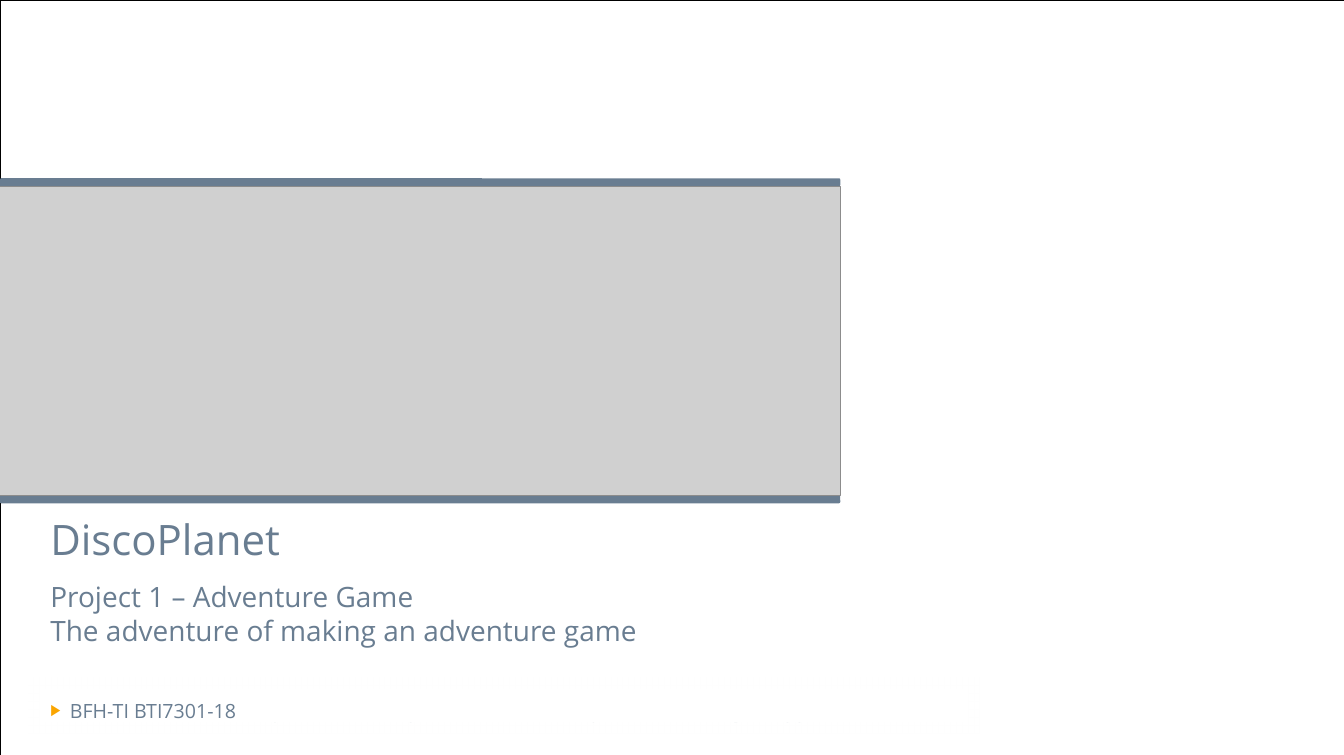
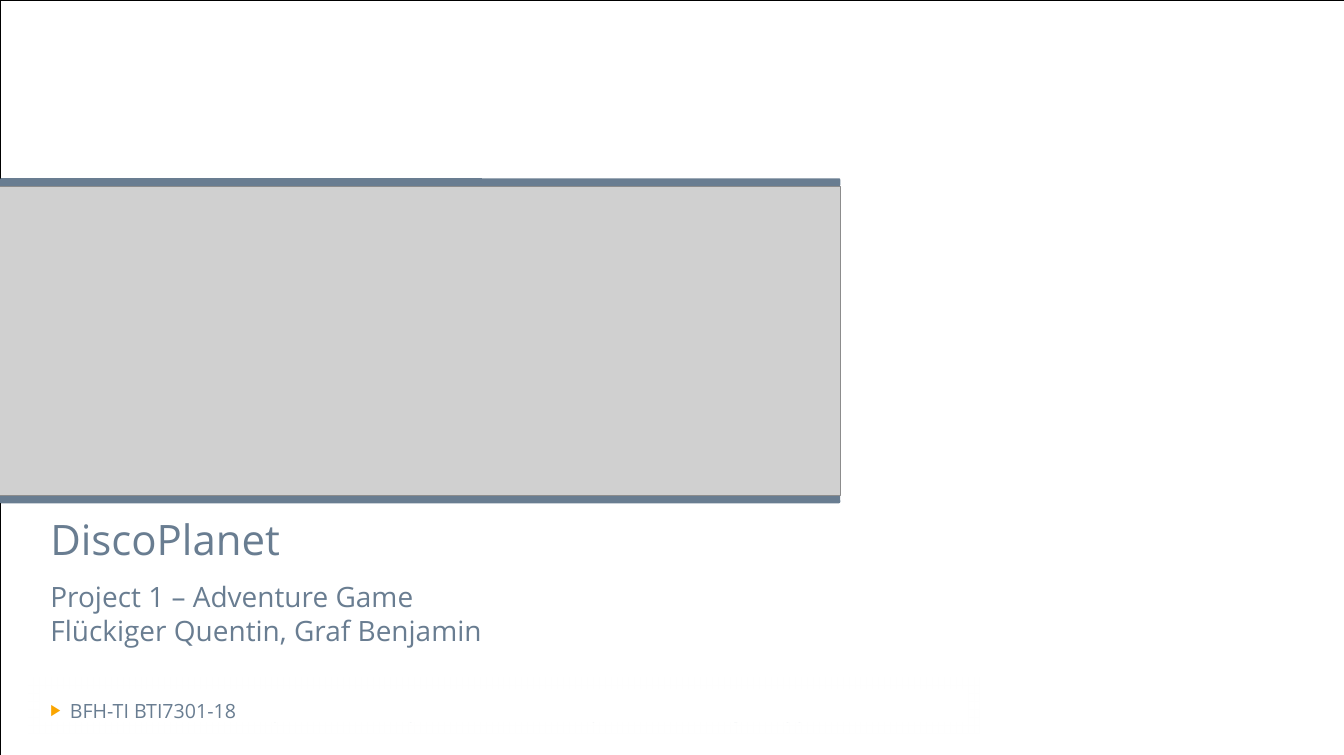
Before and after one commit to B3N5CH1/DiscoPlanet, a slide deck: slide 1 of doc/Presentation.pptx. Drawn at 1344x755 pixels with LibreOffice and Linux fonts; fonts in the diff are those of the drawing; grey boxes stand for pictures; background and template pictures are left out. Boxes give left, top, right and bottom in pixels: in the first picture for what was removed or moved away, otherwise in the second. Text is boxed around its words. In the diff, an @@ line names an element or a change of style, - is before the commit and + after.

```diff
--- a/doc/Presentation.pptx
+++ b/doc/Presentation.pptx
@@ subtitle at [50, 619, 482, 648]: text changed @@
-The adventure of making an adventure game
+Flückiger Quentin, Graf Benjamin
```
Also in this commit, not shown: 4 other slides changed, 4 other files.
